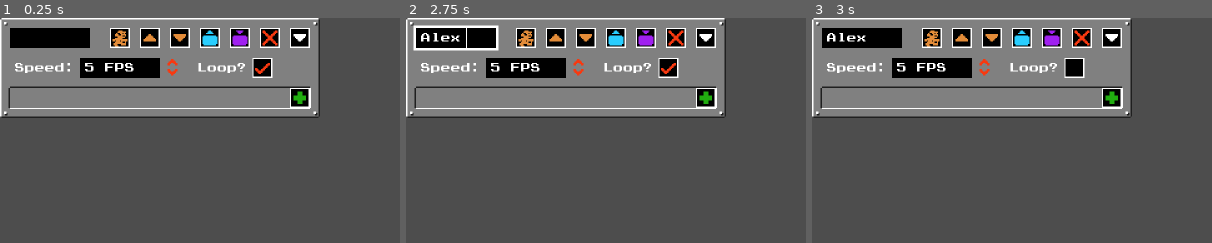
Above: before the commit, frames 1-3 (left to right).
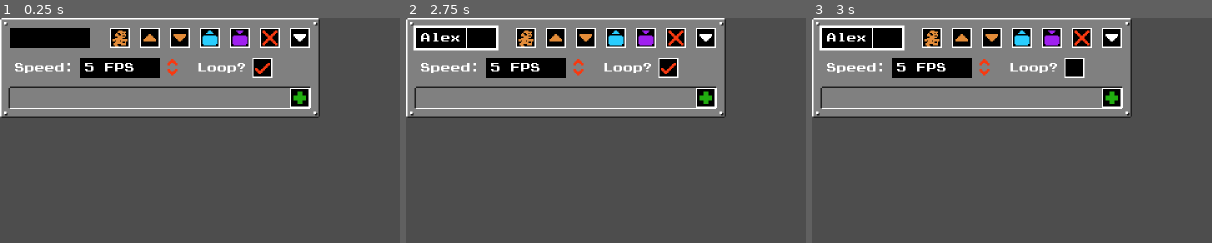
Above: after the commit, the same moments.

Repository: Tsank35/SMB1R-Resource-Pack-Tool
Game: Godot game, scene res://Scenes/Components/Sprite/AnimationBlock.tscn
Two runs of this game, one before a commit and one after it. Both use one fixed random seed, a clock stepped at 60 frames per second and the inputs below. This scene is started directly instead of the project's main scene.
Inputs (mouse positions are % of the whole screen's width and height, from its top left):
- Up to frame 1 (0.25 s): no input
- Up to frame 2 (2.75 s): click (6, 4) at 0.52 s; type "Alex" at 0.6 s; click (15, 4) at 1.25 s; click (30, 4) at 2 s
- Up to frame 3 (3 s): click (33, 11) at 2.75 s
The pictures show only the part of the screen within x 0-50%, y 0-50%; the shares and areas given below are measured in that part.

Frames 1-2 are identical in both runs. In frame 3, 0.7% of the frame differs, in the area x 1-24%, y 3-15%.
Error in both runs: Invalid access to property or key 'source' on a base object of type 'Nil'. (res://Scripts/Components/Sprite/AnimationBlock.gd:35)

Commit message:
Checkbox TextureButtons are now actual CheckBoxes

Diff:
--- a/Scenes/Components/Sprite/AnimationBlock.tscn
+++ b/Scenes/Components/Sprite/AnimationBlock.tscn
@@ -1,20 +1,18 @@
-[gd_scene load_steps=10 format=3 uid="uid://6ca5yax3iiro"]
+[gd_scene load_steps=8 format=3 uid="uid://6ca5yax3iiro"]
 
 [ext_resource type="PackedScene" uid="uid://bt1rm762l3yt7" path="res://Scenes/Components/DataBlock.tscn" id="1_8r8uv"]
 [ext_resource type="Texture2D" uid="uid://bpfdc5bd4d3us" path="res://Assets/Buttons/PreviewAnimation.png" id="3_4bglg"]
 [ext_resource type="Script" uid="uid://bysaciltmvcke" path="res://Scripts/Components/Sprite/AnimationBlock.gd" id="3_qeelm"]
 [ext_resource type="Texture2D" uid="uid://3tukvou8ndyv" path="res://Assets/Buttons/Add.png" id="4_1ly3x"]
 [ext_resource type="PackedScene" uid="uid://coa5jjimu3uqn" path="res://Scenes/Components/Buttons/MoveButton.tscn" id="4_3egul"]
-[ext_resource type="Texture2D" uid="uid://cq5e67shvthl6" path="res://Assets/Buttons/CheckboxOff.png" id="4_uxmnk"]
-[ext_resource type="Texture2D" uid="uid://kstmgtse2qu8" path="res://Assets/Buttons/CheckboxOn.png" id="5_1ly3x"]
 [ext_resource type="Texture2D" uid="uid://dv3gbpl2qy2md" path="res://Assets/Buttons/Down.png" id="5_4bglg"]
 [ext_resource type="PackedScene" uid="uid://qhgbpavbrsf" path="res://Scenes/Components/Buttons/DeleteButton.tscn" id="6_4bglg"]
 
-[node name="AnimationBlock" node_paths=PackedStringArray("name_input", "speed_input", "loop_button", "frame_container") instance=ExtResource("1_8r8uv")]
+[node name="AnimationBlock" node_paths=PackedStringArray("name_input", "speed_input", "loop_checkbox", "frame_container") instance=ExtResource("1_8r8uv")]
 script = ExtResource("3_qeelm")
 name_input = NodePath("VBox/Header/Name")
 speed_input = NodePath("VBox/Properties/SpeedInput")
-loop_button = NodePath("VBox/Properties/LoopButton")
+loop_checkbox = NodePath("VBox/Properties/LoopButton")
 frame_container = NodePath("VBox/Contents/VBox")
 data_type = 3
 
@@ -64,12 +62,10 @@
 layout_mode = 2
 text = "Loop?"
 
-[node name="LoopButton" type="TextureButton" parent="VBox/Properties" index="3"]
+[node name="LoopButton" type="CheckBox" parent="VBox/Properties" index="3"]
 layout_mode = 2
-toggle_mode = true
+focus_mode = 0
 button_pressed = true
-texture_normal = ExtResource("4_uxmnk")
-texture_pressed = ExtResource("5_1ly3x")
 
 [node name="VBox" type="VBoxContainer" parent="VBox/Contents" index="0"]
 layout_mode = 2
--- a/Scenes/Components/Sprite/SpriteProperty.tscn
+++ b/Scenes/Components/Sprite/SpriteProperty.tscn
@@ -1,8 +1,6 @@
-[gd_scene load_steps=8 format=3 uid="uid://dil0yi6elmq0j"]
+[gd_scene load_steps=6 format=3 uid="uid://dil0yi6elmq0j"]
 
 [ext_resource type="Script" uid="uid://cyis1rwptpgoj" path="res://Scripts/Components/Sprite/SpriteProperty.gd" id="1_d3bes"]
-[ext_resource type="Texture2D" uid="uid://cq5e67shvthl6" path="res://Assets/Buttons/CheckboxOff.png" id="1_fybrf"]
-[ext_resource type="Texture2D" uid="uid://kstmgtse2qu8" path="res://Assets/Buttons/CheckboxOn.png" id="2_d3bes"]
 [ext_resource type="Script" uid="uid://crfo1a3tynisp" path="res://Scripts/Components/LinearOptionButton.gd" id="3_ckvaw"]
 [ext_resource type="PackedScene" uid="uid://coa5jjimu3uqn" path="res://Scenes/Components/Buttons/MoveButton.tscn" id="5_bw51l"]
 [ext_resource type="PackedScene" uid="uid://qhgbpavbrsf" path="res://Scenes/Components/Buttons/DeleteButton.tscn" id="5_ckvaw"]
@@ -25,13 +23,10 @@
 size_flags_vertical = 0
 expand_to_text_length = true
 
-[node name="BooleanValue" type="TextureButton" parent="."]
+[node name="BooleanValue" type="CheckBox" parent="."]
 layout_mode = 2
 size_flags_vertical = 0
 focus_mode = 0
-toggle_mode = true
-texture_normal = ExtResource("1_fybrf")
-texture_pressed = ExtResource("2_d3bes")
 
 [node name="NumberValue" type="SpinBox" parent="."]
 visible = false
--- a/Scenes/Components/Variation/SpriteSource.tscn
+++ b/Scenes/Components/Variation/SpriteSource.tscn
@@ -1,17 +1,15 @@
-[gd_scene load_steps=11 format=3 uid="uid://c4uetnlm0ubxs"]
+[gd_scene load_steps=9 format=3 uid="uid://c4uetnlm0ubxs"]
 
 [ext_resource type="Script" uid="uid://dput4llyjsa6i" path="res://Scripts/Components/Variation/SpriteSource.gd" id="1_mfdij"]
 [ext_resource type="PackedScene" uid="uid://b5mjo87bv1veq" path="res://Scenes/Components/Buttons/FileButton.tscn" id="2_fi56a"]
 [ext_resource type="PackedScene" uid="uid://bruv5nnnpj34c" path="res://Scenes/Components/Sprite/SpriteRect.tscn" id="3_1egxa"]
-[ext_resource type="Texture2D" uid="uid://cq5e67shvthl6" path="res://Assets/Buttons/CheckboxOff.png" id="4_1egxa"]
-[ext_resource type="Texture2D" uid="uid://kstmgtse2qu8" path="res://Assets/Buttons/CheckboxOn.png" id="5_sfck0"]
 [ext_resource type="PackedScene" uid="uid://miqn20i6iknf" path="res://Scenes/Components/Buttons/ImageButton.tscn" id="6_bjfho"]
 [ext_resource type="PackedScene" uid="uid://qhgbpavbrsf" path="res://Scenes/Components/Buttons/DeleteButton.tscn" id="7_kbqxg"]
 [ext_resource type="PackedScene" uid="uid://bawy2sa4mdsob" path="res://Scenes/Components/Sprite/PropertyBlock.tscn" id="8_fi56a"]
 [ext_resource type="PackedScene" uid="uid://bt1rm762l3yt7" path="res://Scenes/Components/DataBlock.tscn" id="9_1egxa"]
 [ext_resource type="PackedScene" uid="uid://3hacvk0x7d07" path="res://Scenes/Components/Sprite/AnimationCollection.tscn" id="10_1egxa"]
 
-[node name="SpriteSource" type="BoxContainer" node_paths=PackedStringArray("source_label", "image_button", "use_full_image_button", "rect", "property_block", "animation_block", "animation_overrides", "new_animations") groups=["Sources"]]
+[node name="SpriteSource" type="BoxContainer" node_paths=PackedStringArray("source_label", "image_button", "full_image_checkbox", "rect", "property_block", "animation_block", "animation_overrides", "new_animations") groups=["Sources"]]
 offset_right = 160.0
 offset_bottom = 32.0
 theme_override_constants/separation = 0
@@ -19,7 +17,7 @@
 script = ExtResource("1_mfdij")
 source_label = NodePath("HBox/Settings/Source/Label")
 image_button = NodePath("HBox/ImageButton")
-use_full_image_button = NodePath("HBox/Settings/UseFullImage/CheckBox")
+full_image_checkbox = NodePath("HBox/Settings/UseFullImage/CheckBox")
 rect = NodePath("HBox/Settings/Rect")
 property_block = NodePath("PropertyBlock")
 animation_block = NodePath("Animations")
@@ -62,13 +60,11 @@
 layout_mode = 2
 text = "Use Full Image?"
 
-[node name="CheckBox" type="TextureButton" parent="HBox/Settings/UseFullImage"]
+[node name="CheckBox" type="CheckBox" parent="HBox/Settings/UseFullImage"]
 layout_mode = 2
 size_flags_vertical = 0
-toggle_mode = true
+focus_mode = 0
 button_pressed = true
-texture_normal = ExtResource("4_1egxa")
-texture_pressed = ExtResource("5_sfck0")
 
 [node name="ImageButton" parent="HBox" instance=ExtResource("6_bjfho")]
 layout_mode = 2
--- a/Scripts/Components/Sprite/AnimationBlock.gd
+++ b/Scripts/Components/Sprite/AnimationBlock.gd
@@ -7,7 +7,7 @@
 @export_group("Nodes")
 @export var name_input: LineEdit
 @export var speed_input: SpinBox
-@export var loop_button: TextureButton
+@export var loop_checkbox: CheckBox
 @export var frame_container: VBoxContainer
 
 func add_frame(rect := []) -> void:
@@ -56,7 +56,7 @@
 	var json := {
 		"frames": frames,
 		"speed": speed_input.value,
-		"loop": loop_button.button_pressed
+		"loop": loop_checkbox.button_pressed
 	}
 	return {get_animation_name(): json}
 
@@ -71,6 +71,6 @@
 
 	speed_input.value = Global.get_value_of_type(json, "speed", TYPE_INT, self)
 	if json.has("loop"):
-		loop_button.button_pressed = Global.get_value_of_type(json, "loop", TYPE_BOOL, self)
+		loop_checkbox.button_pressed = Global.get_value_of_type(json, "loop", TYPE_BOOL, self)
 	else:
-		loop_button.button_pressed = true
+		loop_checkbox.button_pressed = true
--- a/Scripts/Components/Sprite/SpriteProperty.gd
+++ b/Scripts/Components/Sprite/SpriteProperty.gd
@@ -15,7 +15,7 @@
 
 @export_group("Nodes")
 @export var name_input: LineEdit
-@export var boolean_input: TextureButton
+@export var boolean_input: CheckBox
 @export var number_input: SpinBox
 @export var text_input: LineEdit
 @export var vector_container: BoxContainer
--- a/Scripts/Components/Variation/SpriteSource.gd
+++ b/Scripts/Components/Variation/SpriteSource.gd
@@ -19,7 +19,7 @@
 @export_group("Nodes")
 @export var source_label: Label
 @export var image_button: ImageButton
-@export var use_full_image_button: TextureButton
+@export var full_image_checkbox: CheckBox
 @export var rect: SpriteRect
 @export var property_block: PropertyBlock
 @export var animation_block: DataBlock
@@ -110,7 +110,7 @@
 		if rect_array:
 			rect.set_rect_from_array(rect_array)
 		use_full_image = false
-		use_full_image_button.set_pressed_no_signal(false)
+		full_image_checkbox.set_pressed_no_signal(false)
 
 	property_block.apply_json(Global.get_value_of_type(json, "properties", TYPE_DICTIONARY, self))
 	animation_overrides.apply_json(Global.get_value_of_type(json, "animation_overrides", TYPE_DICTIONARY, self))
